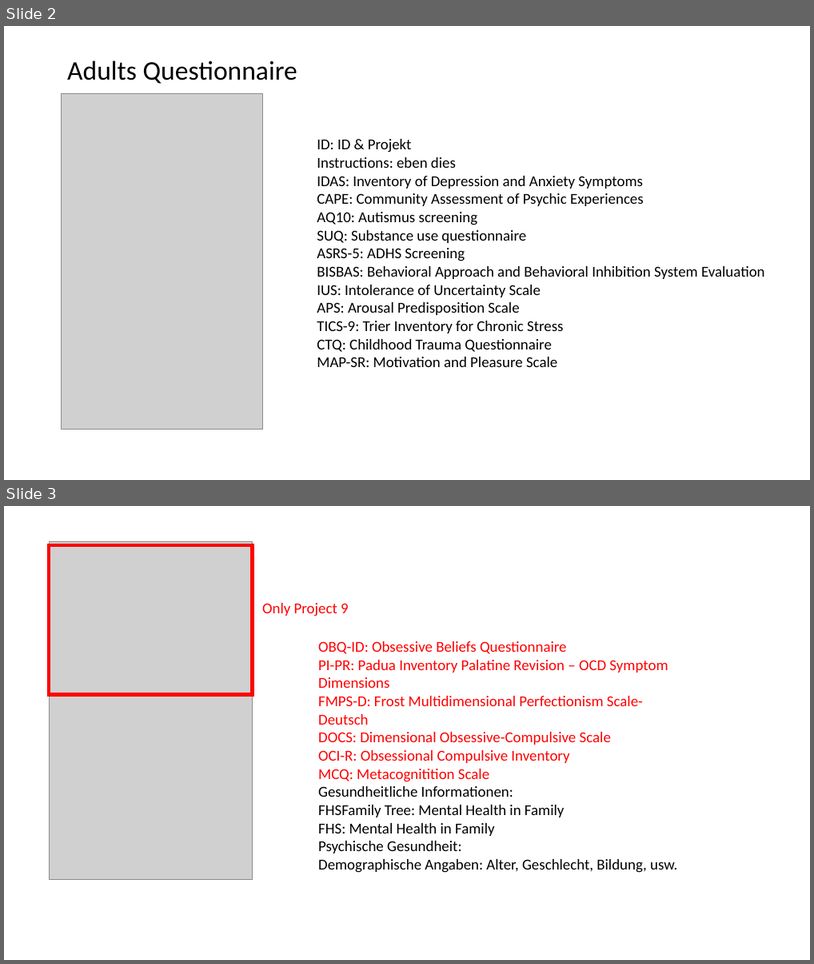
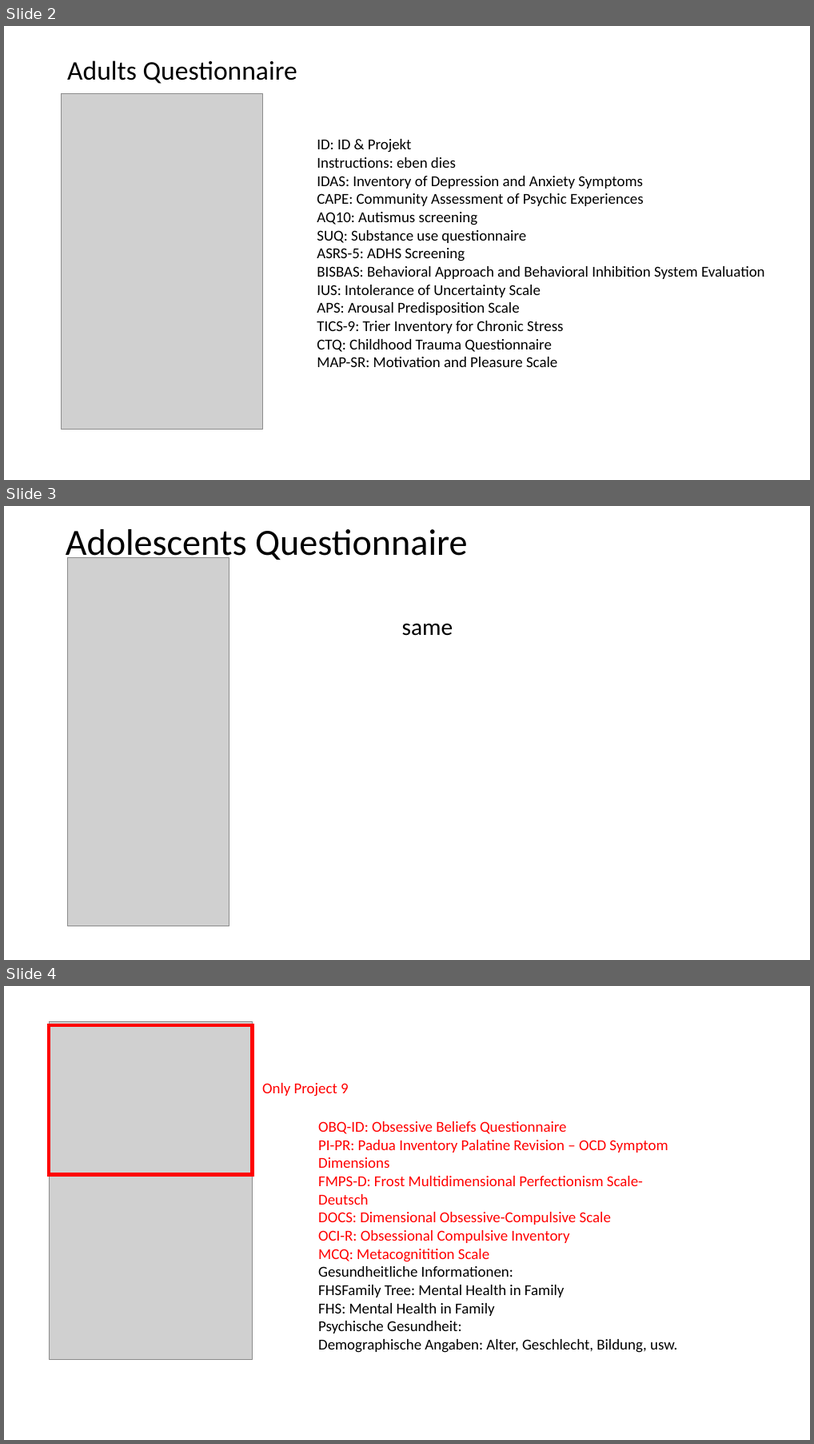
Before and after one commit to SaWilk/Clinical_Backbone_RU5389, a slide deck: information/What's in the Backbone.pptx. Shown one above the other, each under a label of ours: slides 2 and 3 before the commit, slides 2, 3 and 4 after it. The pictures are 814x964 and 814x1444 pixels, drawn with LibreOffice and Linux fonts; fonts in the diff are those of the drawing; grey boxes stand for pictures. Boxes give left, top, right and bottom in pixels: in the first picture for what was removed or moved away, otherwise in the second. Text is boxed around its words. In the diff, an @@ line names an element or a change of style, - is before the commit and + after.

```diff
--- a/information/What's in the Backbone.pptx
+++ b/information/What's in the Backbone.pptx
@@ slide 3 added at (4,506,810,960), background #FFFFFF @@
@@ title added at (66,529,468,564), 44 pt, text #000000 @@
+Adolescents Questionnaire
@@ picture added at (68,557,230,925) @@
@@ text added at (402,623,454,636), 28 pt, text #000000 @@
+same
@@ what was slide 3 is now slide 4 @@
```
Also in this commit, not shown: 23 other files.
